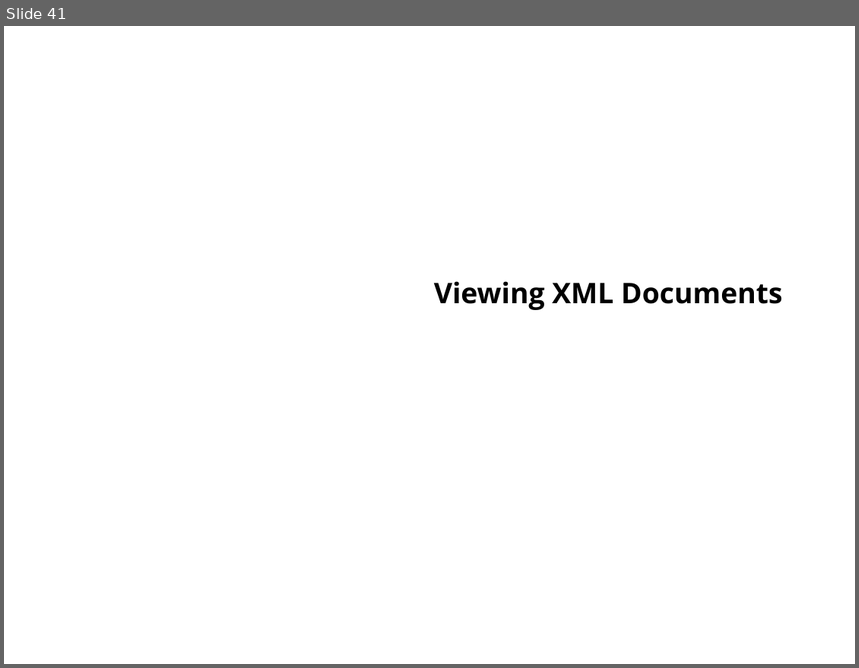
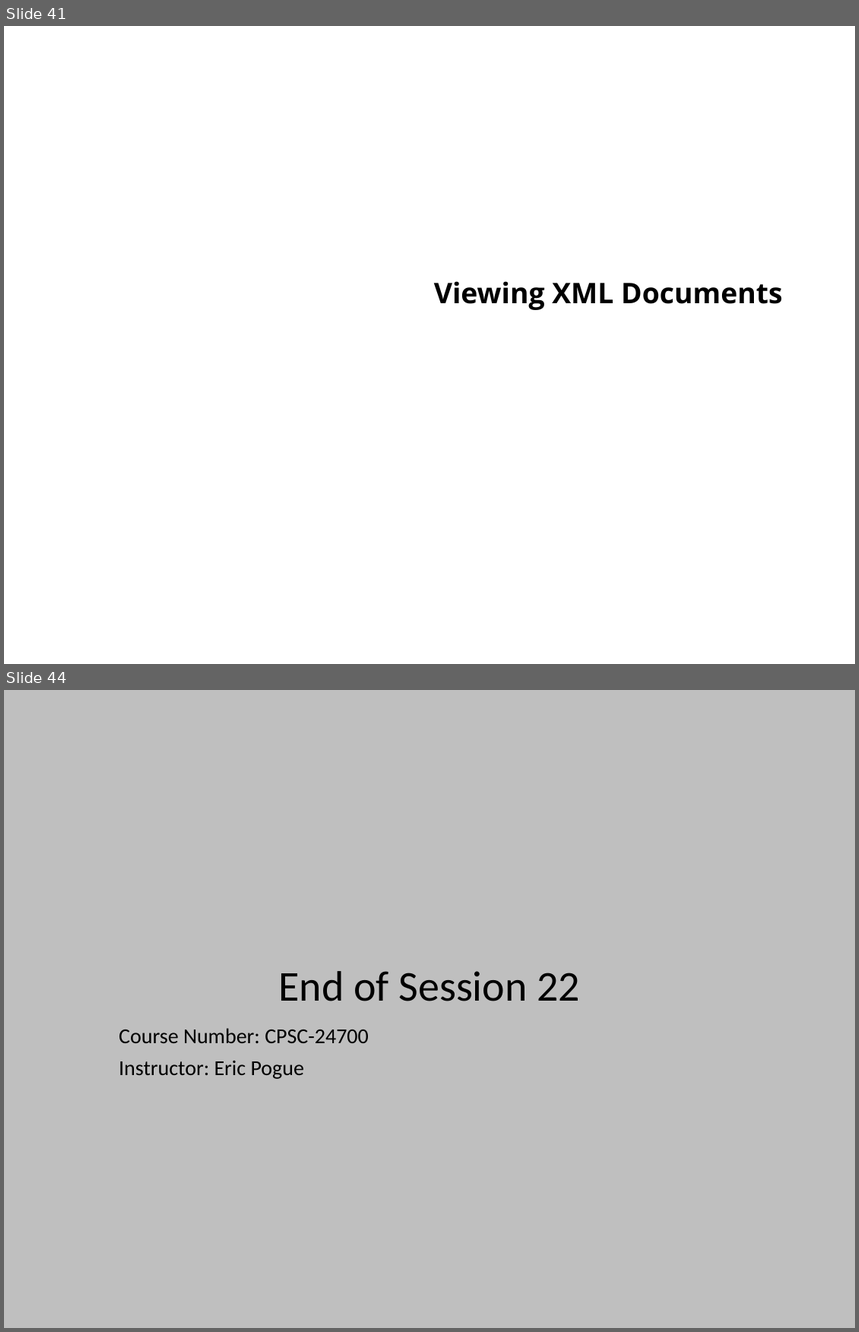
Before and after one commit to EricJPogue/www-epogue-info, a slide deck: CPSC-24700/Presentations/xml-and-webservices.pptx. Shown one above the other, each under a label of ours: slide 41 before the commit, slides 41 and 44 after it; the slides between them are not shown. The pictures are 859x668 and 859x1332 pixels, drawn with LibreOffice and Linux fonts; fonts in the diff are those of the drawing. Boxes give left, top, right and bottom in pixels: in the first picture for what was removed or moved away, otherwise in the second. Text is boxed around its words. In the diff, an @@ line names an element or a change of style, - is before the commit and + after.

Commit message:
Update session 23 documents.

```diff
--- a/CPSC-24700/Presentations/xml-and-webservices.pptx
+++ b/CPSC-24700/Presentations/xml-and-webservices.pptx
@@ slide 44 added at (4, 690, 855, 1328), background #BFBFBF @@
@@ title added at (279, 971, 580, 1002), 36 pt, text #000000 @@
+End of Session 22
@@ subtitle added at (119, 1028, 369, 1079), 18 pt, text #000000 @@
+Course Number: CPSC-24700
+Instructor: Eric Pogue
```
Also in this commit, not shown: 5 slides changed, 6 other files.
